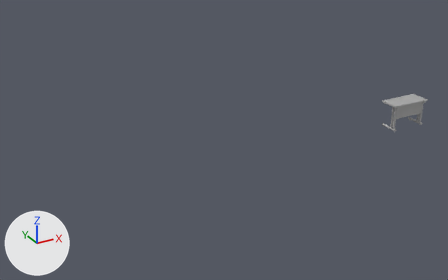
One commit to the FBX model Assets/Models/office table.fbx: the scene before it, then after it.
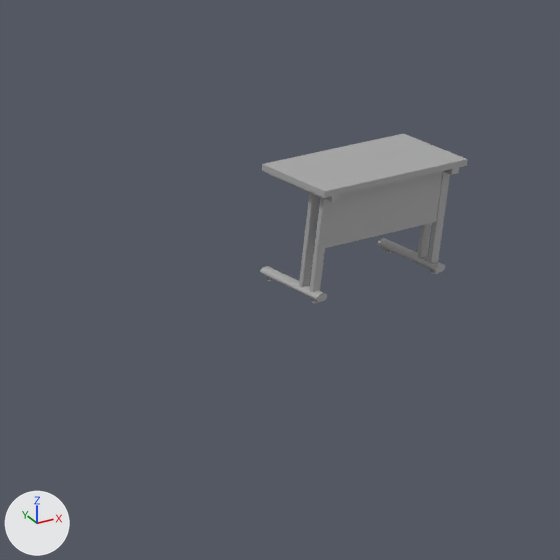
Each version appears first whole from a camera (50 mm lens) standing at (-12.91, -14.32, 7.45) and looking at (-4.69, 0.63, -0.02), and next in a close-up on the part from 72% to 100% of the width and 23% to 67% of the height. Lighting does not change. The marker at lower left points along +X, +Y and +Z. Where no turn or scale is listed for an object, it has been applied to the vertices. Vertices at the same position are counted once.
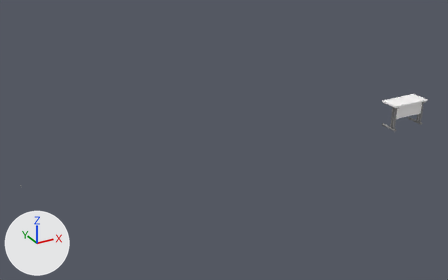
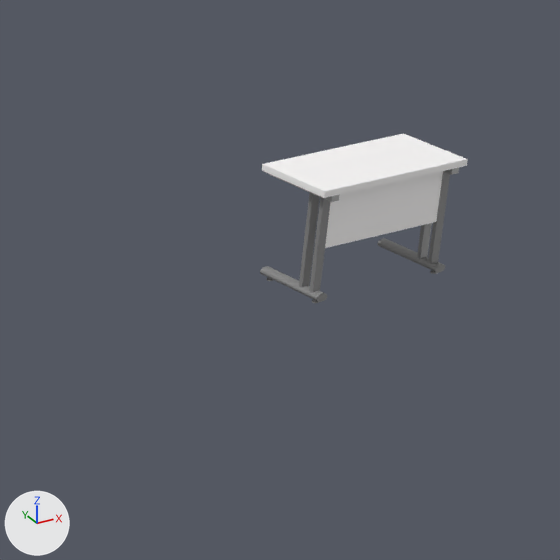
Where the newer file only moved an object's origin or applied its transform, the numbers keep the older frame.

Changed parts and their boxes (x1, y1, x2, y2) in the close-ups (560 x 560 px):
part 1 of me_mesh, recoloured (grey to white)
    both: (279, 137, 453, 248)
part 2 of me_mesh, recoloured (grey to white)
    both: (262, 161, 339, 198)
part 3 of me_mesh, recoloured (grey to white)
    both: (390, 133, 467, 162)
part 4 of me_mesh, recoloured
    both: (324, 188, 340, 198)
part 5 of me_mesh, recoloured
    both: (452, 159, 468, 169)
part 6 of me_mesh, recoloured
    both: (299, 193, 330, 293)
part 7 of me_mesh, recoloured
    both: (417, 171, 450, 263)

The edits, one by one:
Material 'lambert14' (mat_lambert14) is new.
Its base color is (1.0, 0.982, 0.98) (white #fffdfd).
Material 'lambert16' (mat_lambert16) is new.
Its base color is (0.237, 0.237, 0.237) (grey #868686).
me_mesh has 72 vertices, 60 faces and spans x -0.707..0.707, y -0.33..0.33, z -0.735..0.148.
me_mesh is used by ob_pcube77; location (1.925, 0.026, 0.136).
me_mesh part 1: all 7 faces centred in x 0.0, y -0.33..0.33, z -0.128..0.148 switch from mat_standardsurface1 (grey #aaaaaa) to mat_lambert14 (white #fffdfd).
me_mesh part 2: all 6 faces centred in x -0.707..-0.595, y 0.0..0.33, z 0.097..0.148 switch from mat_standardsurface1 (grey #aaaaaa) to mat_lambert14 (white #fffdfd).
me_mesh part 3: all 6 faces centred in x 0.595..0.707, y 0.0..0.33, z 0.097..0.148 switch from mat_standardsurface1 (grey #aaaaaa) to mat_lambert14 (white #fffdfd).
me_mesh part 4: all 2 faces centred in x -0.669..-0.595, y -0.33, z 0.123 switch from mat_standardsurface1 (grey #aaaaaa) to mat_lambert14 (white #fffdfd).
me_mesh part 5: all 2 faces centred in x 0.595..0.669, y -0.33, z 0.123 switch from mat_standardsurface1 (grey #aaaaaa) to mat_lambert14 (white #fffdfd).
me_mesh part 6: 8 of the faces centred in x -0.631..-0.559, y -0.25..-0.103, z -0.342 switch from mat_standardsurface1 (grey #aaaaaa) to mat_lambert16 (grey #868686).
me_mesh part 7: 7 of the faces centred in x 0.559..0.631, y -0.25..-0.103, z -0.342 switch from mat_standardsurface1 (grey #aaaaaa) to mat_lambert16 (grey #868686).
